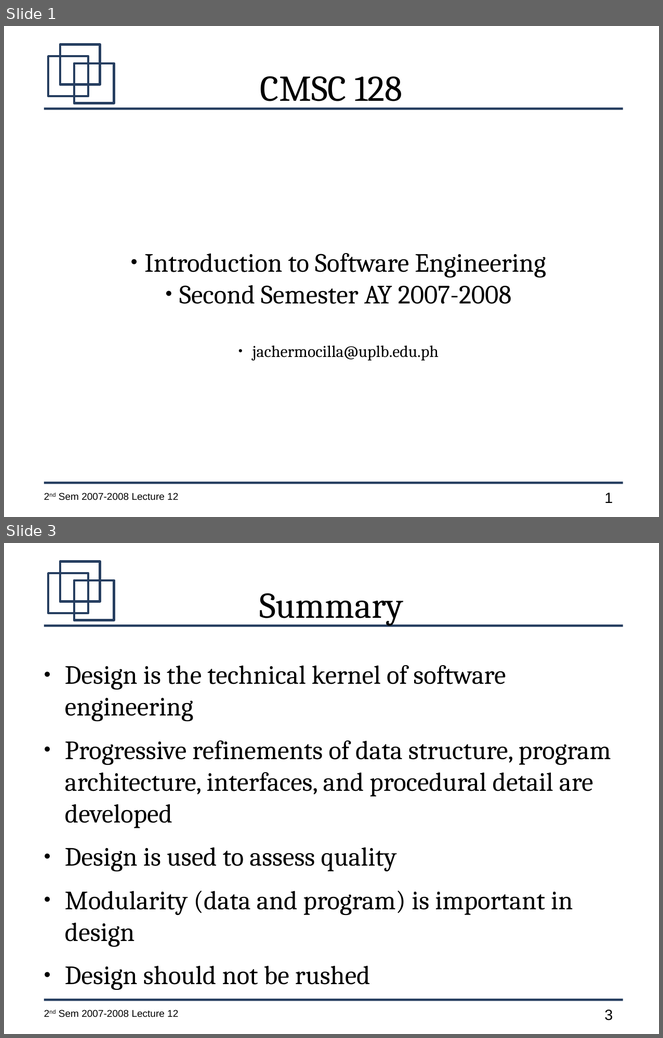
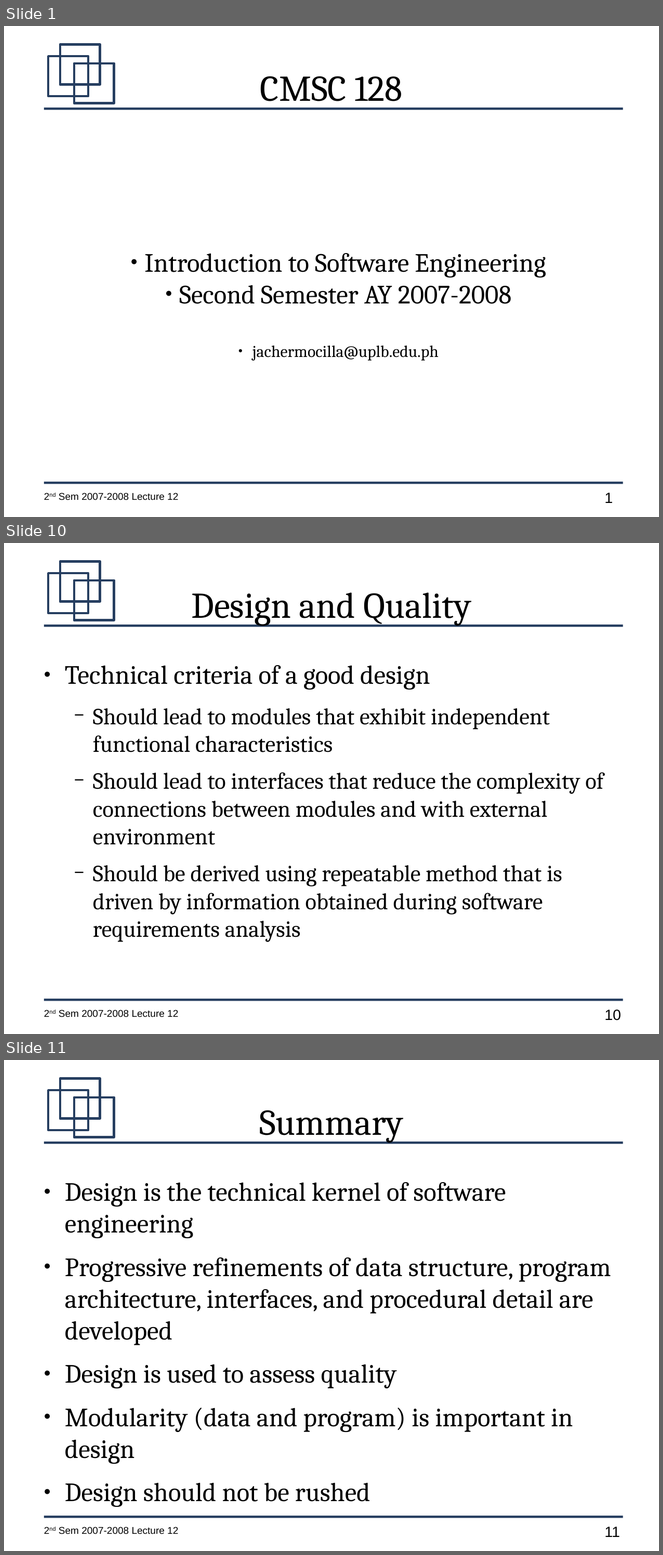
Before and after one commit to jachermocilla/jach-homepage, a slide deck: CMSC128-2nd-Sem-2007-L13.odp. Shown one above the other, each under a label of ours: slides 1 and 3 before the commit, slides 1, 10 and 11 after it; the slides between them are not shown. The pictures are 663x1038 and 663x1555 pixels, drawn with LibreOffice and Linux fonts; fonts in the diff are those of the drawing. Boxes give left, top, right and bottom in pixels: in the first picture for what was removed or moved away, otherwise in the second. Text is boxed around its words. In the diff, an @@ line names an element or a change of style, - is before the commit and + after.

```diff
--- a/CMSC128-2nd-Sem-2007-L13.odp
+++ b/CMSC128-2nd-Sem-2007-L13.odp
@@ slide 10 added at (x1=4, y1=543, x2=659, y2=1034), background #FFFFFF; not listed: 7 template elements that a slide beside it also shows @@
@@ title added at (x1=191, y1=592, x2=471, y2=626), 44 pt, text #000000 @@
+Design and Quality
@@ text added at (x1=65, y1=665, x2=604, y2=942), 28 pt, text #000000 @@
+● Technical criteria of a good design
+  − Should lead to modules that exhibit independent functional characteristics
+  − Should lead to interfaces that reduce the complexity of connections between modules and with external environment
+  − Should be derived using repeatable method that is driven by information obtained during software requirements analysis
@@ what was slide 3 is now slide 11 @@
@@ page number at (x1=605, y1=1527, x2=620, y2=1537): text changed @@
-3
+11
```
Also in this commit, not shown: 8 other slides added, 1 slide removed.
